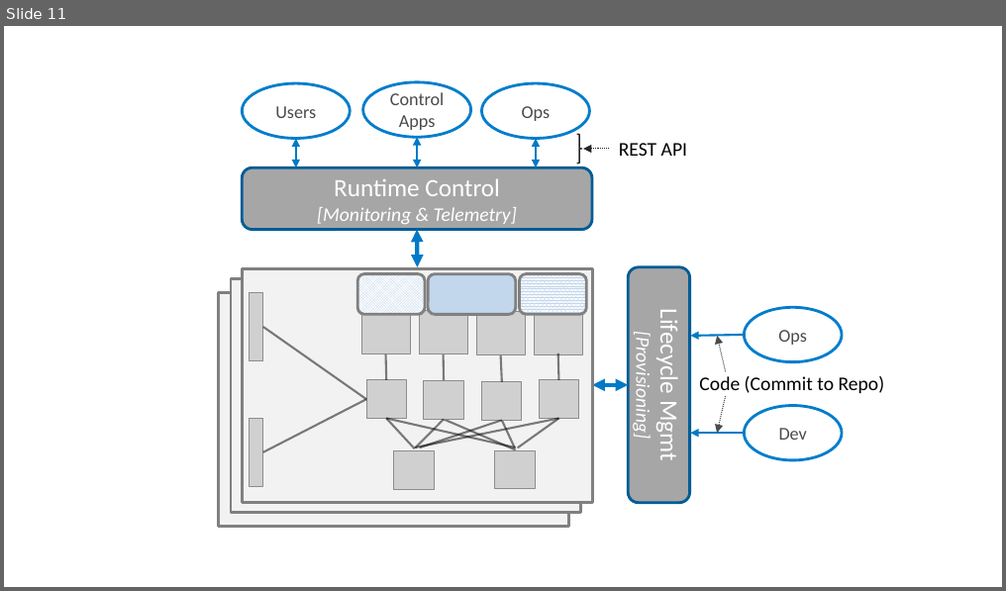
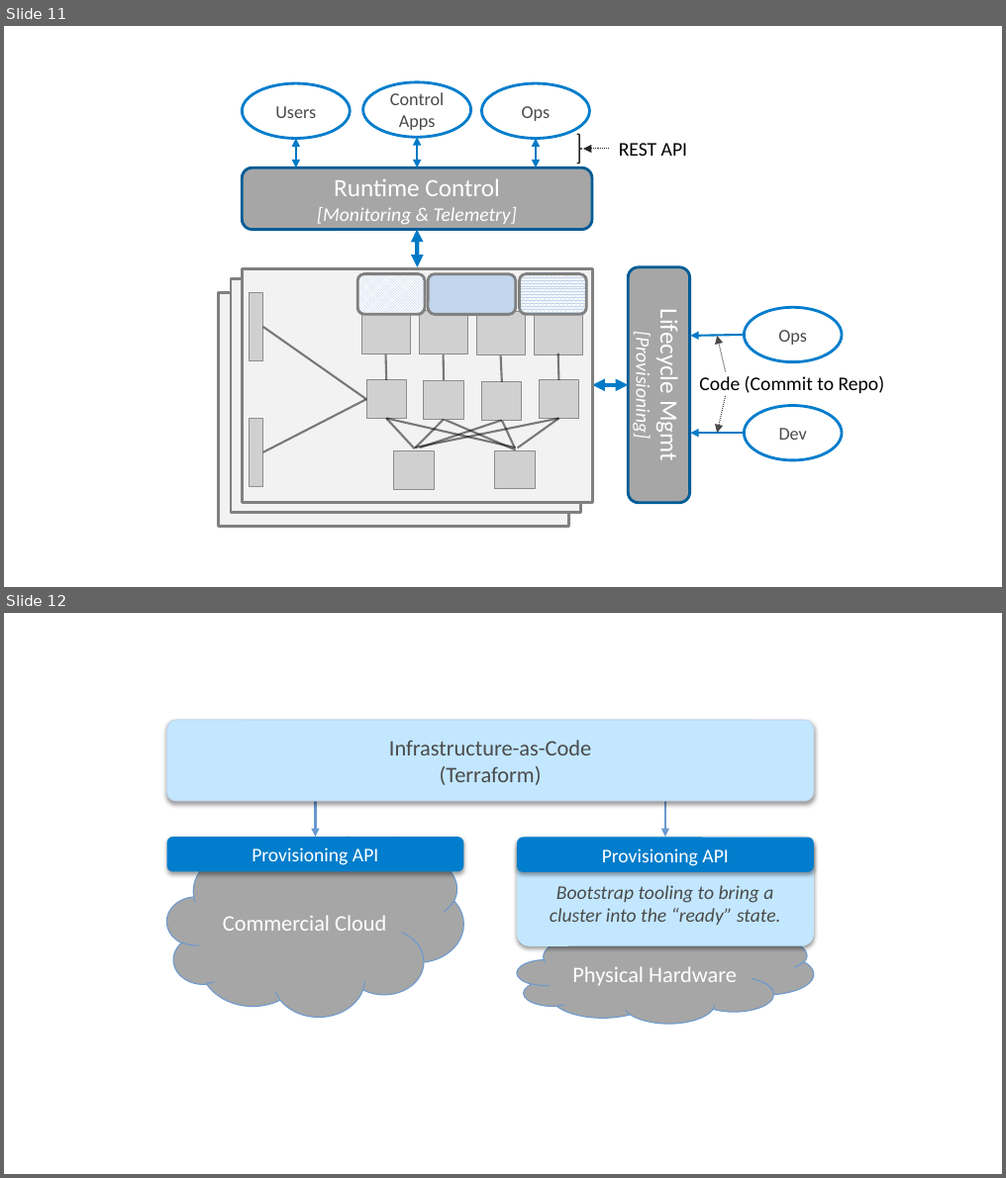
Before and after one commit to SystemsApproach/private5g, a slide deck: figures/ops/figures.pptx. Shown one above the other, each under a label of ours: slide 11 before the commit, slides 11 and 12 after it. The pictures are 1006x591 and 1006x1178 pixels, drawn with LibreOffice and Linux fonts; fonts in the diff are those of the drawing; grey boxes stand for pictures. Boxes give left, top, right and bottom in pixels: in the first picture for what was removed or moved away, otherwise in the second. Text is boxed around its words. In the diff, an @@ line names an element or a change of style, - is before the commit and + after.

Commit message:
first pass over cloud ch

```diff
--- a/figures/ops/figures.pptx
+++ b/figures/ops/figures.pptx
@@ slide 12 added at [4, 613, 1002, 1174], background #FFFFFF @@
@@ rounded rectangle added at [166, 720, 813, 801], fill #C2E7FF, outline #C2D6EC 0.75 pt, 16 pt, text #4B4B4B @@
+Infrastructure-as-Code
+(Terraform)
@@ arrow added from (315, 723) to (315, 837), #6A99D0 1.5 pt @@
@@ arrow added from (665, 723) to (665, 837), #6A99D0 1.5 pt @@
@@ cloud added at [166, 837, 463, 1017], fill #A6A6A6, outline #6A99D0 0.75 pt, 16 pt, text #FFFFFF @@
+Commercial Cloud
@@ rounded rectangle added at [166, 837, 463, 871], fill #007DCC, 14 pt, text #FFFFFF @@
+Provisioning API
@@ rounded rectangle added at [517, 837, 813, 947], fill #C2E7FF, 14 pt, text #4B4B4B, italic @@
+Bootstrap tooling to bring a cluster into the “ready” state.
@@ rounded rectangle added at [517, 838, 813, 872], fill #007DCC, 14 pt, text #FFFFFF @@
+Provisioning API
@@ cloud added at [517, 928, 813, 1023], fill #A6A6A6, outline #6A99D0 0.75 pt, 16 pt, text #FFFFFF @@
+Physical Hardware
```
Also in this commit, not shown: 1 slide changed, 1 slide removed, 2 other files.
